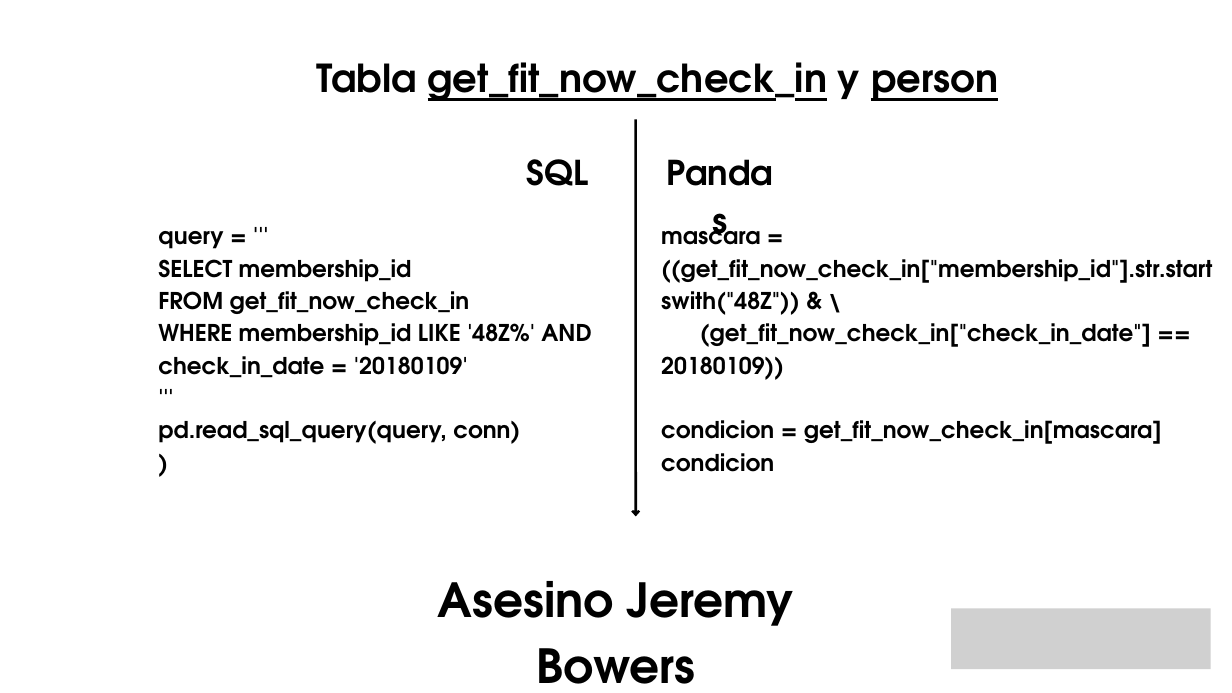
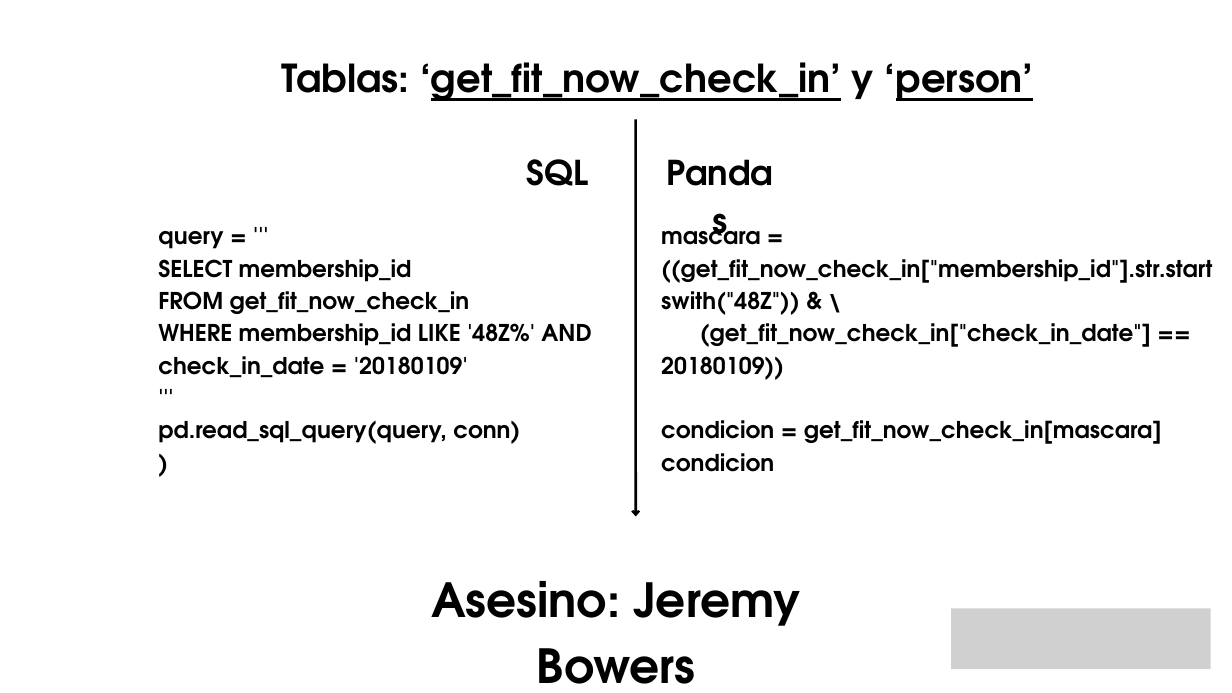
Before and after one commit to apvwbm/Team-Challenge---Team-Miss-Marple, a slide deck: slide 5 of Team Miss Marple.pptx. Drawn at 1232x693 pixels with LibreOffice and Linux fonts; fonts in the diff are those of the drawing; grey boxes stand for pictures; background and template pictures are left out. Boxes give left, top, right and bottom in pixels: in the first picture for what was removed or moved away, otherwise in the second. Text is boxed around its words. In the diff, an @@ line names an element or a change of style, - is before the commit and + after.

```diff
--- a/Team Miss Marple.pptx
+++ b/Team Miss Marple.pptx
@@ text at <box>281,62,1033,101</box>: text changed @@
-Tabla get_fit_now_check_in y person
+Tablas: ‘get_fit_now_check_in’ y ‘person’
@@ text at <box>431,581,800,684</box>: text changed @@
-Asesino Jeremy Bowers
+Asesino: Jeremy Bowers
```
Also in this commit, not shown: 4 other slides changed, 5 other files.
